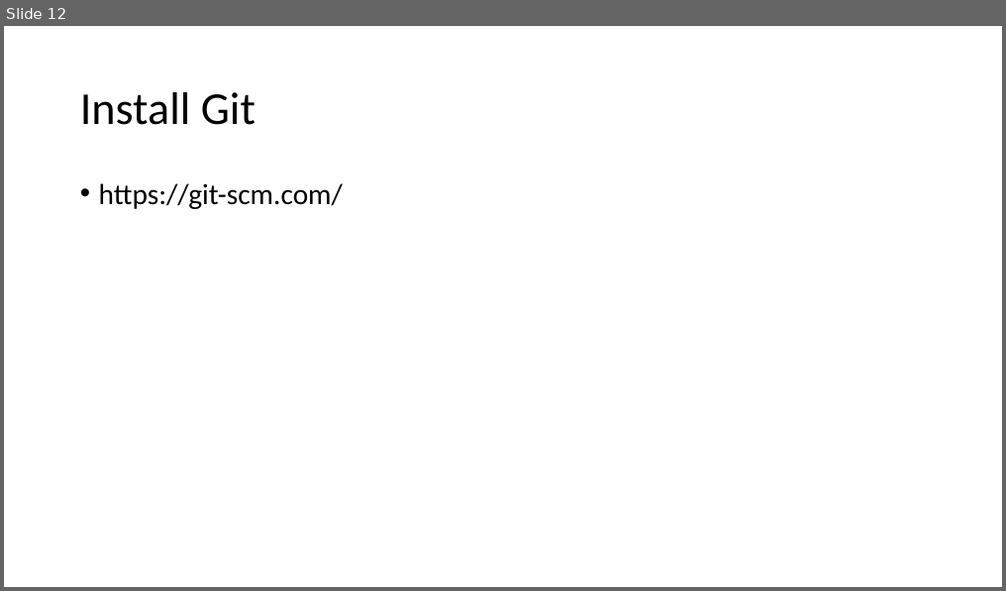
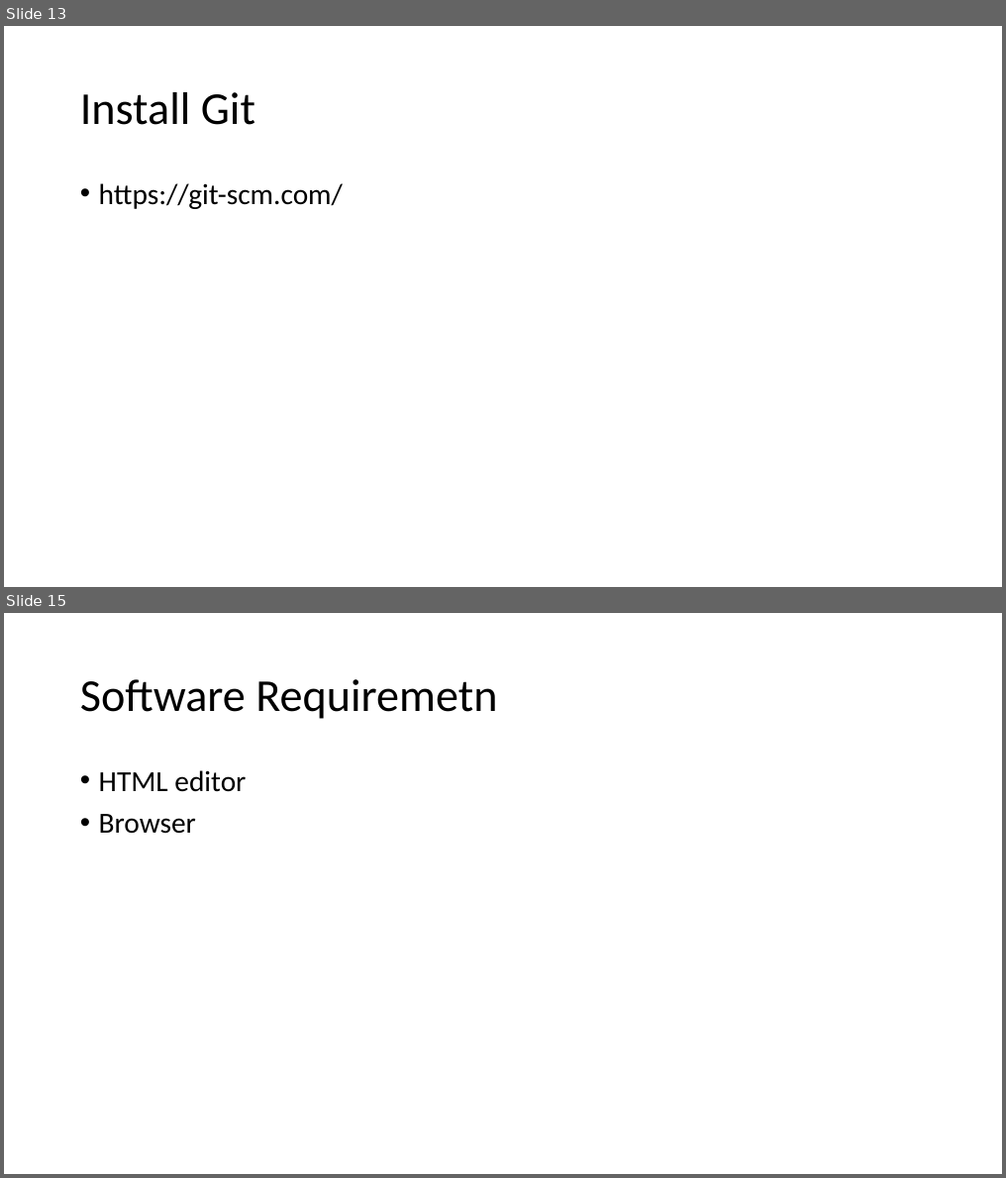
Before and after one commit to PiyushChaturvedii/Batch10, a slide deck: Git and Github.pptx. Shown one above the other, each under a label of ours: slide 12 before the commit, slides 13 and 15 after it; the slides between them are not shown. The pictures are 1006x591 and 1006x1178 pixels, drawn with LibreOffice and Linux fonts; fonts in the diff are those of the drawing. Boxes give left, top, right and bottom in pixels: in the first picture for what was removed or moved away, otherwise in the second. Text is boxed around its words. In the diff, an @@ line names an element or a change of style, - is before the commit and + after.

Commit message:
day2HTML

```diff
--- a/Git and Github.pptx
+++ b/Git and Github.pptx
@@ slide 15 added at (4,613,1002,1174), background #FFFFFF @@
@@ title added at (80,679,497,719), 44 pt, text #000000 @@
+Software Requiremetn
@@ text added at (99,770,246,834), 28 pt, text #000000 @@
+• HTML editor
+• Browser
@@ what was slide 12 is now slide 13 @@
```
Also in this commit, not shown: 10 other slides added, 1 other file.
